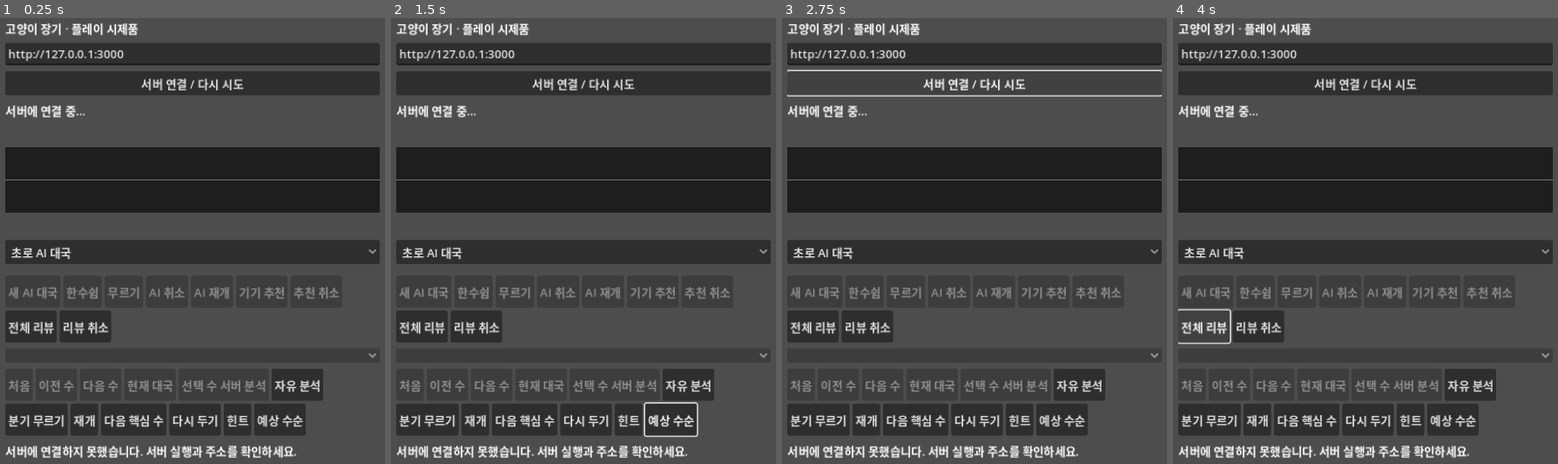
Above: before the commit, frames 1-4 (left to right).
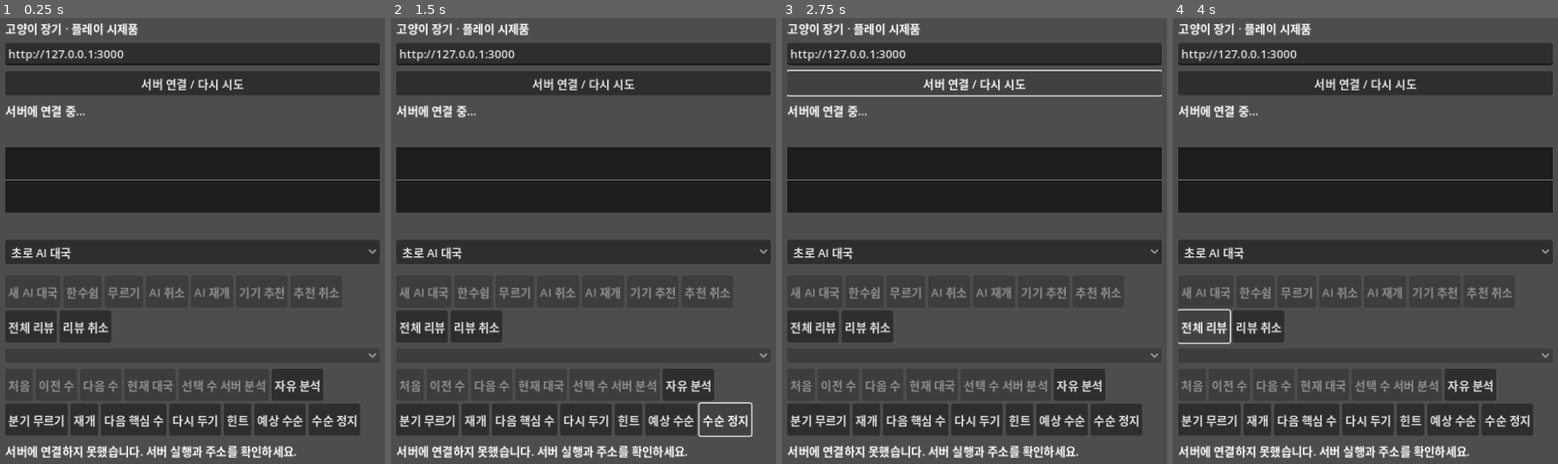
Above: after the commit, the same moments.

Repository: YU-Kangg/janggiAI
Game: Godot game, scene res://main.tscn
The game is run twice, just before and just after one commit, with the same random seed, the same clock (stepped at 60 frames per second) and the same inputs.
Inputs (mouse positions are in pixels of both pictures, inside the frame that each line leads up to):
- Up to frame 1 (0.25 s): no input
- Up to frame 2 (1.5 s): click "예상 수순" at 0.5 s; click (725, 419) at 1.25 s, where only the run after the commit has a clickable "수순 정지"
- Up to frame 3 (2.75 s): click "서버 연결 / 다시 시도" at 2 s
- Up to frame 4 (4 s): click "초로 AI 대국" at 2.75 s; click "전체 리뷰" at 3.5 s

The runs differ from the first frame. In frame 1, 0.8% of the frame differs, in the area x 80-94%, y 86-94%; in frame 2, 0.5%; in frame 3, 0.8%; in frame 4, 0.8%.

Commit message:
feat(review): 예상 수순 수동 정지 추가

Diff:
--- a/godot/main.gd
+++ b/godot/main.gd
@@ -48,8 +48,10 @@
 var retry_hint_button := Button.new()
 var retry_hint_stage := 0
 var prediction_button := Button.new()
+var prediction_stop_button := Button.new()
 var prediction_index := -1
 var prediction_generation := 0
+var prediction_playing := false
 var device_engine = LocalEngine.new()
 var device_recommend := Button.new()
 var device_cancel := Button.new()
@@ -169,6 +171,10 @@
 	prediction_button.custom_minimum_size.y = 44
 	prediction_button.pressed.connect(play_prediction)
 	navigation.add_child(prediction_button)
+	prediction_stop_button.text = "수순 정지"
+	prediction_stop_button.custom_minimum_size.y = 44
+	prediction_stop_button.pressed.connect(stop_prediction)
+	navigation.add_child(prediction_stop_button)
 	message.autowrap_mode = TextServer.AUTOWRAP_WORD_SMART
 	column.add_child(message)
 	new_game_dialog.dialog_text = "공유 중인 현재 대국을 지우고 새 AI 대국을 시작할까요?"
@@ -494,6 +500,7 @@
 func clear_review_analysis() -> void:
 	analysis_generation += 1
 	prediction_generation += 1
+	prediction_playing = false
 	prediction_index = -1
 	review_analysis = {}
 	analysis_preview = {}
@@ -508,6 +515,7 @@
 		return
 	prediction_generation += 1
 	var generation := prediction_generation
+	prediction_playing = true
 	analysis_generation += 1
 	analysis_move = ""
 	analysis_stage = 0
@@ -524,6 +532,18 @@
 		render_board()
 		if index < fens.size() - 1:
 			await get_tree().create_timer(0.55).timeout
+	if generation == prediction_generation:
+		prediction_playing = false
+		render_board()
+
+func stop_prediction() -> void:
+	if not prediction_playing:
+		return
+	prediction_generation += 1
+	prediction_playing = false
+	var total: int = review_analysis.get("prediction", {}).get("fens", []).size() - 1
+	message.text = "엔진 예상 수순 정지 · %d/%d" % [maxi(prediction_index, 0), maxi(total, 0)]
+	render_board()
 
 func play_review_analysis(payload: Dictionary) -> void:
 	analysis_generation += 1
@@ -774,3 +794,4 @@
 	retry_button.disabled = pending or review.is_empty() or not variation.is_empty() or view_ply() < 1 or cached_review_result(view_ply()).is_empty()
 	retry_hint_button.disabled = pending or not retry_mode or variation.is_empty() or not variation_moves.is_empty() or retry_hint_stage >= 2
 	prediction_button.disabled = pending or review.is_empty() or not variation.is_empty() or review_analysis.get("prediction", {}).get("fens", []).size() < 2
+	prediction_stop_button.disabled = not prediction_playing
--- a/godot/smoke.gd
+++ b/godot/smoke.gd
@@ -89,6 +89,12 @@
 	check(app.analysis_stage == 2 and app.analysis_preview.fen == app.review_analysis.recommendedFen, "recommended piece movement")
 	check(app.review_analysis.prediction.fens.size() >= 2, "prediction positions available")
 	app.play_prediction()
+	await create_timer(0.1).timeout
+	app.stop_prediction()
+	var stopped_prediction_index: int = app.prediction_index
+	await create_timer(0.6).timeout
+	check(not app.prediction_playing and app.prediction_index == stopped_prediction_index and app.message.text.contains("수순 정지"), "prediction manual stop")
+	app.play_prediction()
 	await create_timer(0.65).timeout
 	check(app.prediction_index >= 1 and app.message.text.contains("예상 수순"), "prediction auto playback")
 	var retry_move: String = app.review_analysis.recommendedMove
Not shown, changed: PROGRESS.md
